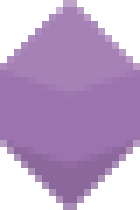
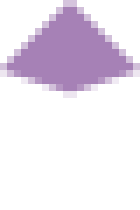
Comparing the layer stacks of the two (140, 210) images. Changes:
hid "Bottom" over [0, 140, 140, 210]
hid "Background" over [0, 0, 140, 210]
